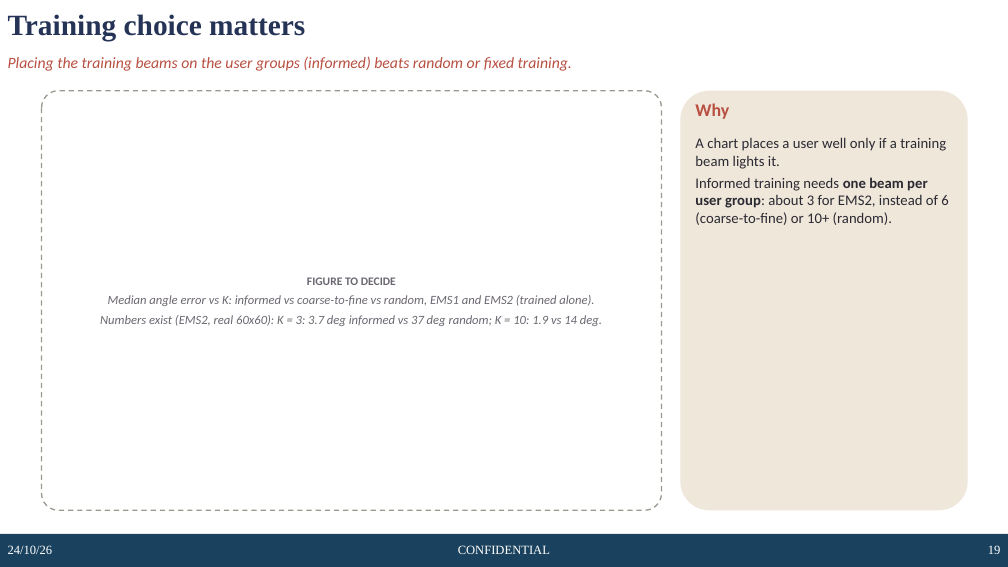
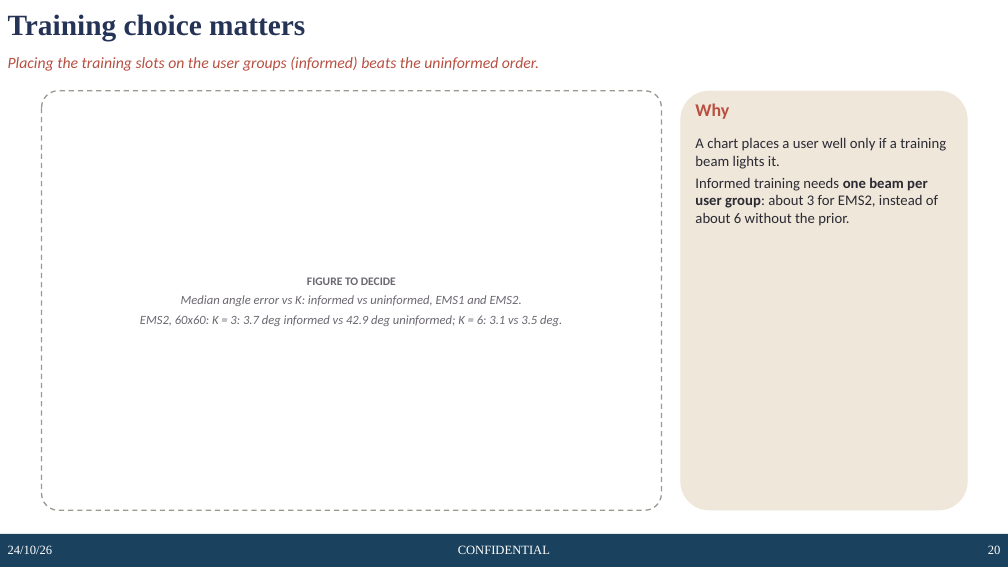
Before and after one commit to rizianno/Channel-charting-in-smart-radio-environments, a slide deck: slide 20 of slides/CC_EMS_configuration_slides.pptx (slide 19 before the commit). Drawn at 1008x567 pixels with LibreOffice and Linux fonts; fonts in the diff are those of the drawing; background and template pictures are left out. Boxes give left, top, right and bottom in pixels: in the first picture for what was removed or moved away, otherwise in the second. Text is boxed around its words. In the diff, an @@ line names an element or a change of style, - is before the commit and + after.

```diff
--- a/slides/CC_EMS_configuration_slides.pptx
+++ b/slides/CC_EMS_configuration_slides.pptx
@@ text at (8,56,539,71): text changed @@
-Placing the training beams on the user groups (informed) beats random or fixed training.
+Placing the training slots on the user groups (informed) beats the uninformed order.
@@ text at (695,177,938,226): text changed @@
-Informed training needs one beam per user group: about 3 for EMS2, instead of 6 (coarse-to-fine) or 10+ (random).
+Informed training needs one beam per user group: about 3 for EMS2, instead of about 6 without the prior.
@@ text in rounded rectangle at (140,295,562,326): text changed @@
-Median angle error vs K: informed vs coarse-to-fine vs random, EMS1 and EMS2 (trained alone).
-Numbers exist (EMS2, real 60x60): K = 3: 3.7 deg informed vs 37 deg random; K = 10: 1.9 vs 14 deg.
+Median angle error vs K: informed vs uninformed, EMS1 and EMS2.
+EMS2, 60x60: K = 3: 3.7 deg informed vs 42.9 deg uninformed; K = 6: 3.1 vs 3.5 deg.
@@ page number at (988,545,1001,554): text changed @@
-19
+20
```
Also in this commit, not shown: 11 other slides changed, 1 slide added, 47 other files.
